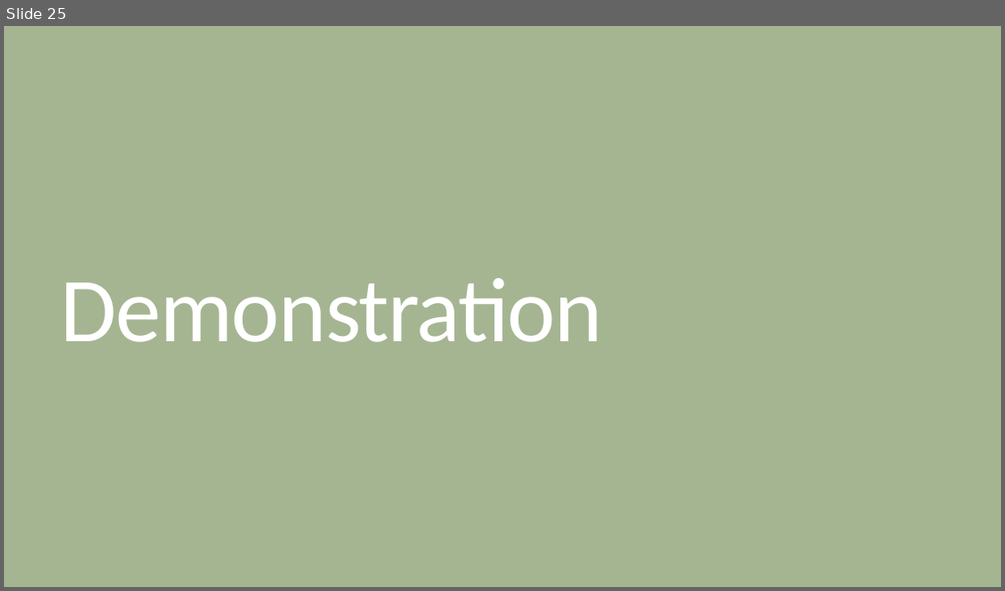
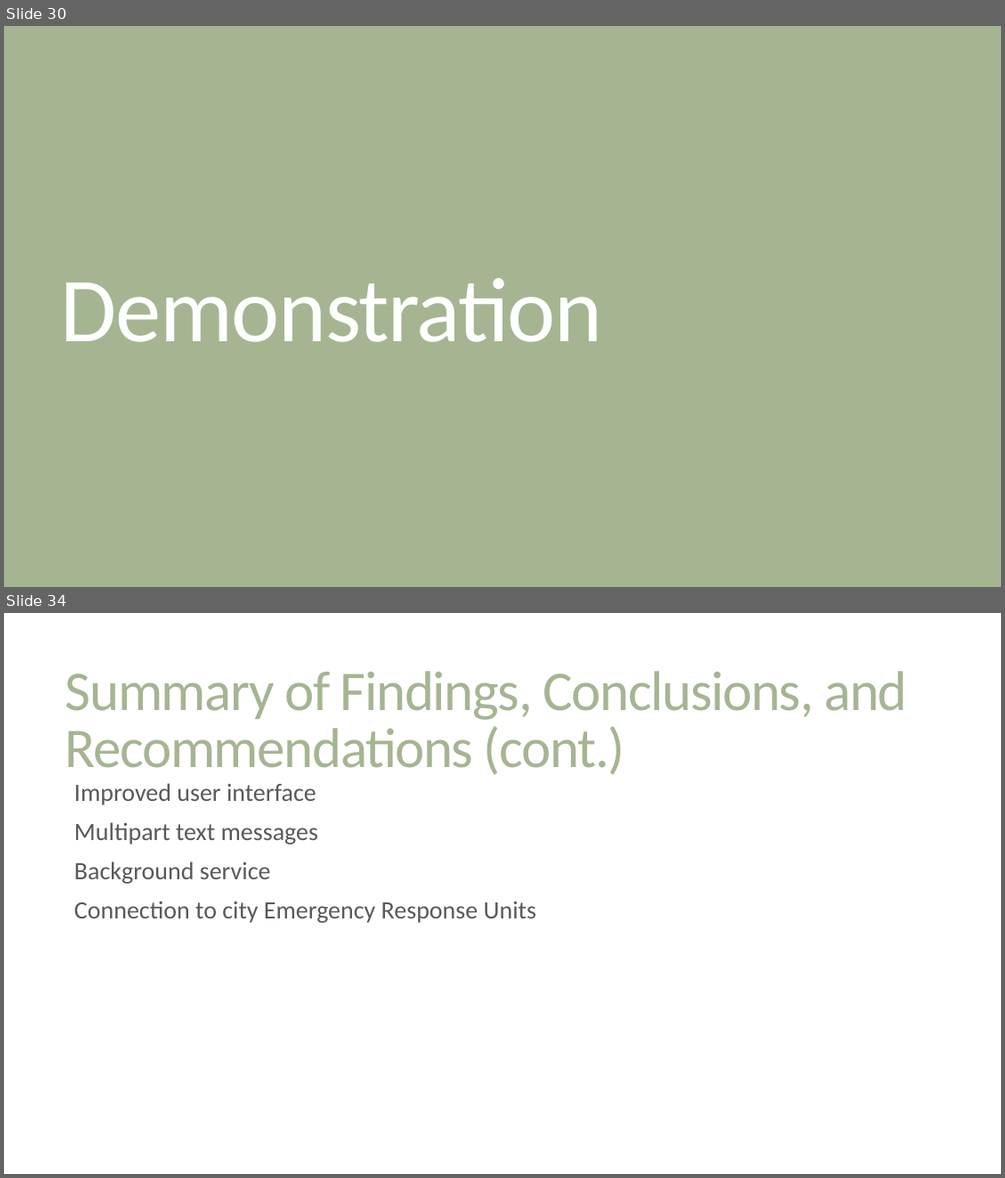
Before and after one commit to Talatsu92/Thesis, a slide deck: Documents/Thesis Defense.pptx. Shown one above the other, each under a label of ours: slide 25 before the commit, slides 30 and 34 after it; the slides between them are not shown. The pictures are 1005x591 and 1005x1178 pixels, drawn with LibreOffice and Linux fonts; fonts in the diff are those of the drawing. Boxes give left, top, right and bottom in pixels: in the first picture for what was removed or moved away, otherwise in the second. Text is boxed around its words. In the diff, an @@ line names an element or a change of style, - is before the commit and + after.

```diff
--- a/Documents/Thesis Defense.pptx
+++ b/Documents/Thesis Defense.pptx
@@ slide 34 added at (4,613,1001,1174), background #FFFFFF @@
@@ title added at (65,671,907,775), 54 pt, text #A5B592 @@
+Summary of Findings, Conclusions, and Recommendations (cont.)
@@ text added at (74,783,536,923), 24 pt, text #595959 @@
+  Improved user interface
+  Multipart text messages
+  Background service
+  Connection to city Emergency Response Units
@@ what was slide 25 is now slide 30 @@
```
Also in this commit, not shown: 2 slides changed, 14 other slides added, 5 slides removed, 5 other files.
